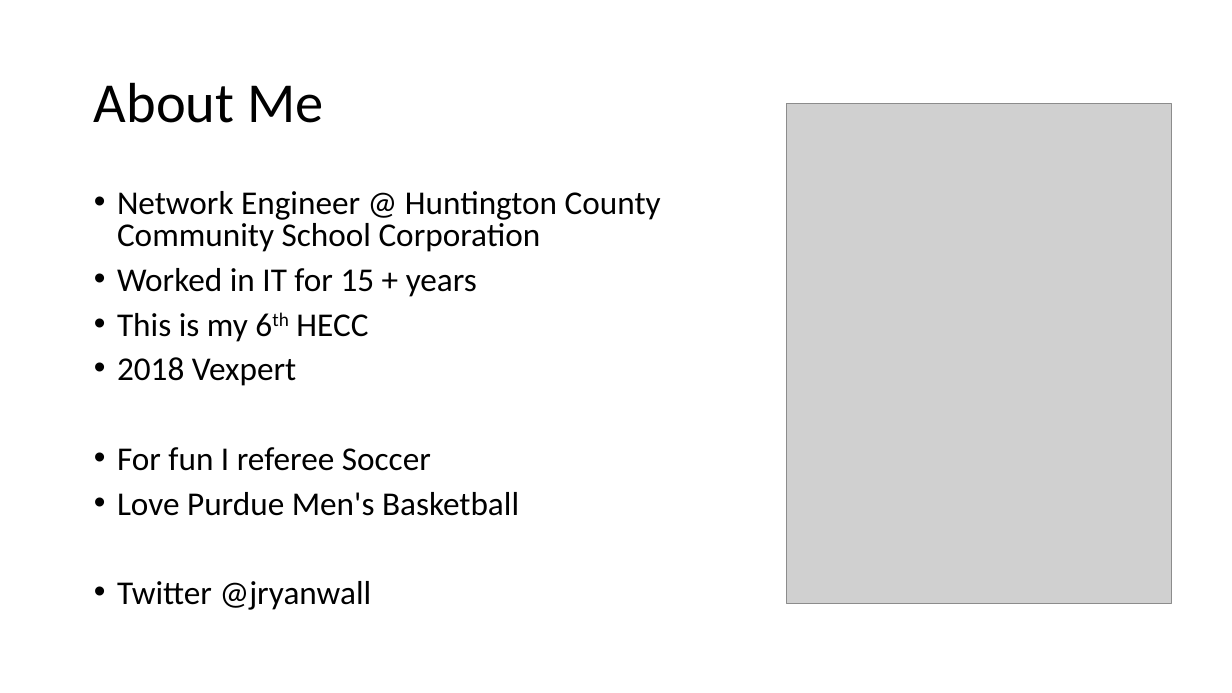
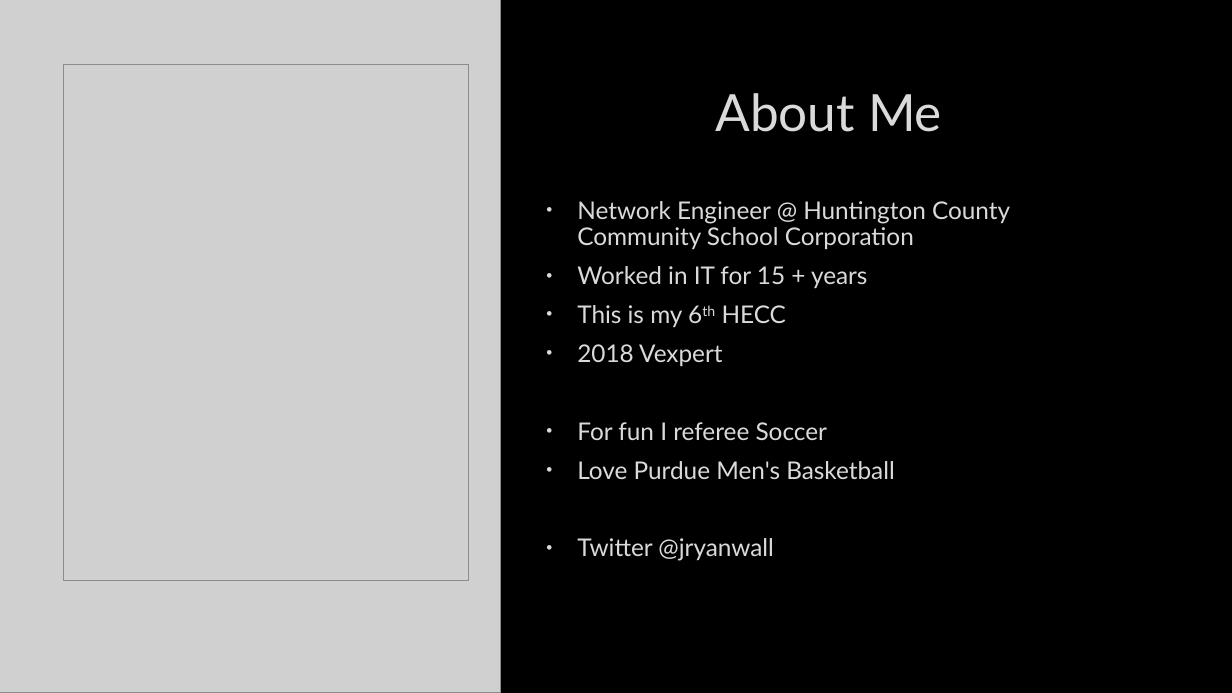
Before and after one commit to fydexx/HECC-2018, a slide deck: slide 2 of Deploying Windows 10 With MDT - Intro Slides.pptx. Drawn at 1232x693 pixels with LibreOffice and Linux fonts; fonts in the diff are those of the drawing; grey boxes stand for pictures; background and template pictures are left out. Boxes give left, top, right and bottom in pixels: in the first picture for what was removed or moved away, otherwise in the second. Text is boxed around its words. In the diff, an @@ line names an element or a change of style, - is before the commit and + after.

```diff
--- a/Deploying Windows 10 With MDT - Intro Slides.pptx
+++ b/Deploying Windows 10 With MDT - Intro Slides.pptx
@@ background #FFFFFF to picture (left out) @@
@@ picture added at [0, 0, 501, 693] @@
@@ picture: place and size @@
-picture at [787, 104, 1173, 603]
+picture at [64, 65, 469, 580]
@@ title "About Me": place and size @@
-title "About Me" at [94, 82, 323, 123]
+title "About Me" at [716, 93, 942, 132]
@@ title "About Me" at [716, 93, 942, 132]: size 44 to 40 pt, font Calibri to Lato, text colour #000000 to #DADADA, letter outline none to #404040 0.75 pt; alignment left to centre; line spacing 0.9 to 1 @@
@@ text "Network Engineer @ Huntington County ...": place and size @@
-text "Network Engineer @ Huntington County ..." at [117, 191, 661, 610]
+text "Network Engineer @ Huntington County ..." at [577, 201, 1010, 561]
@@ text "Network Engineer @ Huntington County ..." at [577, 201, 1010, 561]: size 25.9 to 19 pt, font Calibri to Lato, text colour #000000 to #DADADA, letter outline none to #404040 0.75 pt; indent changed; line spacing 0.8 to 0.9; vertical alignment top to middle @@
```
Also in this commit, not shown: 4 other slides changed.
